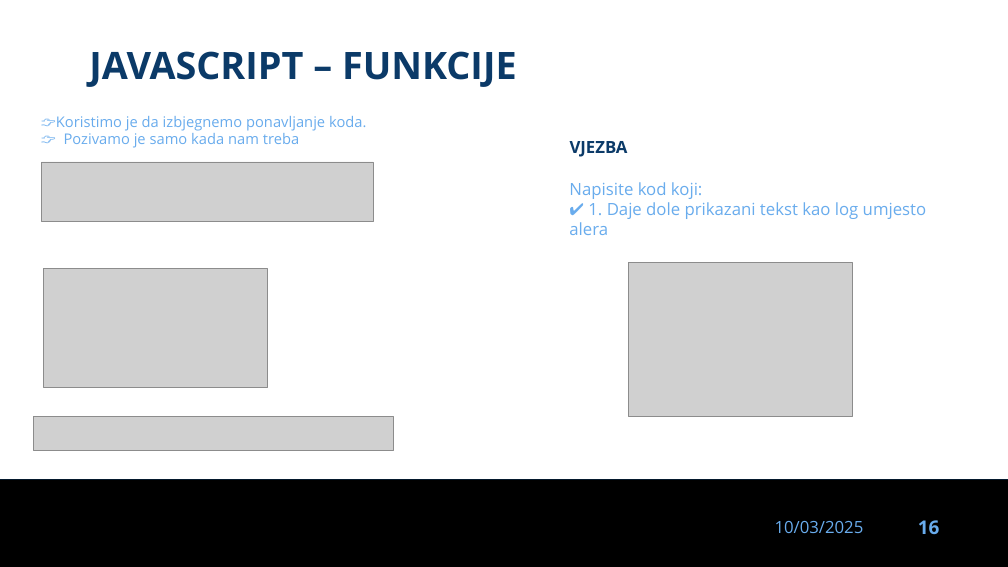
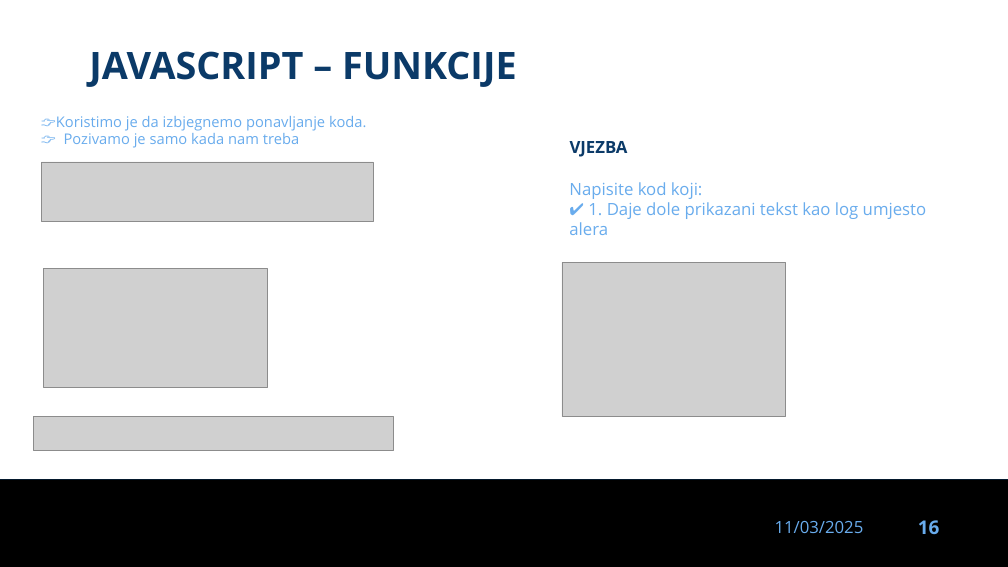
Before and after one commit to dinoDuvnjak/CTK, a slide deck: slide 16 of Bootcamp/javascript-uvod/javascript-uvod.pptx. Drawn at 1008x567 pixels with LibreOffice and Linux fonts; fonts in the diff are those of the drawing; grey boxes stand for pictures; background and template pictures are left out. Boxes give left, top, right and bottom in pixels: in the first picture for what was removed or moved away, otherwise in the second. Text is boxed around its words. In the diff, an @@ line names an element or a change of style, - is before the commit and + after.

```diff
--- a/Bootcamp/javascript-uvod/javascript-uvod.pptx
+++ b/Bootcamp/javascript-uvod/javascript-uvod.pptx
@@ picture moved from (x1=629, y1=262, x2=853, y2=417) to (x1=562, y1=262, x2=786, y2=417) @@
@@ text at (x1=775, y1=521, x2=864, y2=533): text changed @@
-10/03/2025
+11/03/2025
```
Also in this commit, not shown: 33 other slides changed, 3 other files.
